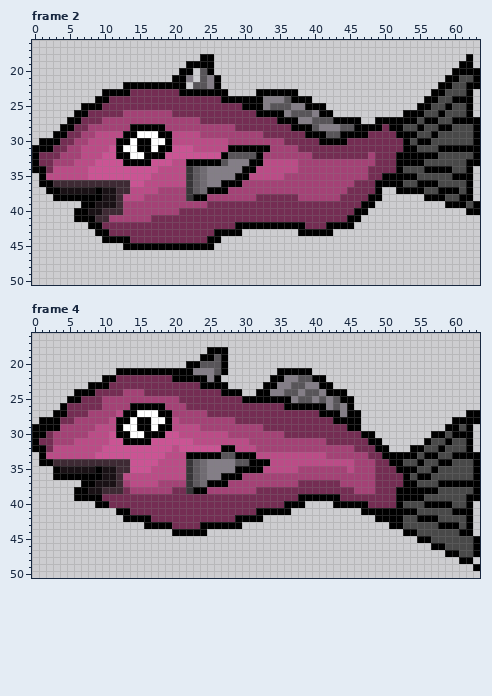
One commit to this pixel-art file: assets/sprites/raw/haddock.ase. The first picture shows the starting point.
64x64 pixels, 16 frames. Colours within 5 levels of each other are drawn and written as one. Shown: frame 2: x 0..63, y 16..50; frame 4: x 0..63, y 16..50. The commit also changed other frames, which this record leaves out.
After:
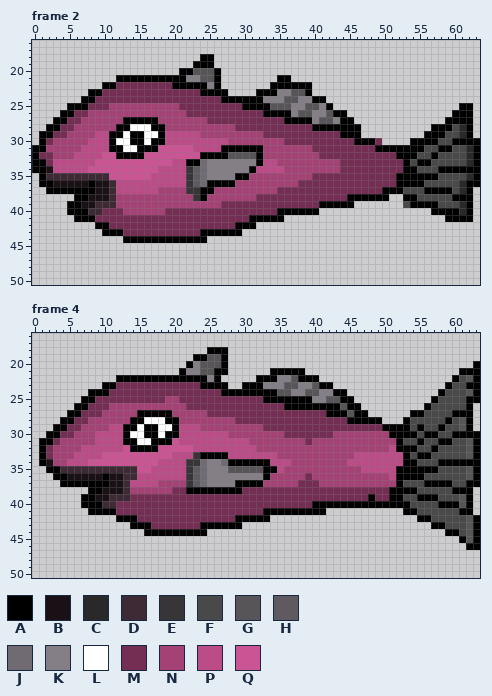
Palette (. is transparent): A #000000  B #191115  C #292929  D #3e2a34  E #373538  F #494949  G #585559  H #5e5a5f  J #706b72  K #847e87  L #ffffff  M #742d53  N #a44276  P #bb4c87  Q #cb5494
Diff:
Frame 2:
y 18: x 62 A -> .
y 19: x 22 A -> .; x 61..62 AA -> ..
y 20: x 23 . -> G; x 25..26 A. -> GA; x 60..63 AAAA -> ....
y 21: x 12..19 ........ -> AAAAAAAA; x 23 . -> K; x 25 K -> G; x 35..36 .. -> AA; x 59..63 AAFFA -> .....
y 22: x 10..19 ...AAAAAAA -> AAMMMMMMMM; x 22..24 .GG -> AAA; x 34..39 ...... -> AAAAAA; x 58..63 AAFFAA -> ......
y 23: x 8..13 ..AAAA -> AAMMMM; x 21..23 AAA -> MMM; x 35..39 AAA.. -> KKGGA; x 57..62 AAFFFA -> ......
y 24: x 7..10 ..AA -> AAMM; x 37..41 AAA.. -> GKKAA; x 56..62 AAFFAAA -> .......
y 25: x 5..6 .. -> AA; x 8..9 AA -> MM; x 11..20 MMMMMMMMMM -> NNNNNNNNNN; x 33 K -> A; x 39..42 AAA. -> GGKA; x 55..61 AAFFAFF -> ......A
y 26: x 4..12 ..AAMMMMM -> AAMMNNNNN; x 20..21 MM -> NN; x 32 A -> M; x 36..37 KG -> AK; x 41..44 AA.. -> KGAA; x 53..61 AAAFFAFFF -> .......AA
y 27: x 3..9 ..AAMMM -> AAMMNNN; x 13..17 NNNNN -> AAAAA; x 24 M -> N; x 35 A -> M; x 38..40 KKG -> AAK; x 43 A -> K; x 46 A -> .; x 49..59 AAAAAAFAAFF -> ..........A; x 63 A -> .
y 28: x 2..7 ..AAMM -> AAMMNN; x 12..16 NNAAA -> AALLL; x 37..45 AAAGKKKGG -> MMMAAAAAA; x 47..57 AAAMAAFFAFF -> ..........A; x 61..63 FFA -> CA.
y 29: x 1..6 ..AAMM -> AAMMNN; x 11..13 PPA -> AAL; x 15 L -> A; x 19 A -> P; x 39..43 AAAGG -> MMMMM; x 47..56 AMMMMAAAFF -> .........A; x 58 F -> A; x 61..63 FFA -> CA.
y 30: x 2..5 AAMM -> MNNN; x 11..14 PAAL -> ALLA; x 16..19 ALLA -> LAAP; x 41..44 AAAA -> MMMM; x 46..48 MMM -> AAA; x 50..54 MMMAF -> ....A; x 57 F -> A; x 60..62 FFF -> AAA
y 31: x 2..4 AMM -> NNN; x 11 Q -> A; x 17..19 LAA -> AQQ; x 27 P -> A; x 33 A -> N; x 38..39 MM -> NN; x 49..52 MMMM -> AAAA; x 55 F -> A; x 60..62 AAA -> FFC
y 32: x 3 M -> N; x 6 N -> P; x 14..18 LLAAA -> AAQQQ; x 24..26 QQQ -> AAA; x 40 M -> N; x 48 N -> M; x 55..56 AA -> FF; x 62 F -> C
y 33: x 1 M -> A; x 3..5 NNN -> PPP; x 13..16 AAAA -> QQQQ; x 24..27 AAAG -> JKKK; x 31 A -> K; x 35..37 PPP -> NNN; x 44..48 NNNNN -> MMMMM; x 52 A -> M; x 54 A -> F; x 56 F -> A; x 62 A -> C
y 34: x 2 M -> B; x 30 A -> K; x 36..37 PP -> NN; x 44..47 NNNN -> MMMM; x 52..54 AFF -> MAA; x 56..57 AA -> FF; x 60..61 FF -> AA; x 63 . -> A
y 35: x 2..10 PPPPPPQQQ -> DDDDDDDDD; x 31..35 PPPPP -> NNNNN; x 40..47 NNNNNNNN -> MMMMMMMM; x 50..51 AA -> MM; x 55..57 FFF -> AAA; x 60..63 AAA. -> FFCA
y 36: x 3..10 DDDDDDDD -> BBBBBABB; x 12..15 DDQQ -> PPPP; x 25..26 KK -> AA; x 29 A -> N; x 38..45 NNNNNNNN -> MMMMMMMM; x 49..51 AAA -> MMM; x 53..54 FF -> AA; x 56..57 AA -> FF; x 61 F -> C; x 63 . -> A
y 37: x 4..9 BBBBBA -> AAAAAB; x 11..13 BDD -> DPP; x 23..24 HJ -> EA; x 26..27 AA -> NN; x 35..44 NNNNNNNNNN -> MMMMMMMMMM; x 49..51 A.. -> MAA; x 53..57 AAAFF -> FFFAA; x 60..61 AF -> FC
y 38: x 3..5 AAA -> ...; x 8..9 AA -> BB; x 11..15 BDPPP -> DNNNN; x 22..23 EA -> NE; x 38..43 NNNNNN -> MMMMMM; x 45..47 MMM -> AAA; x 50 . -> A; x 53..58 ...AAA -> AAFFFF; x 60 F -> A
y 39: x 5..12 ..AABBBD -> AABBDDDN; x 25..26 MM -> NN; x 41..48 MMMMMMAA -> AAAAA...; x 53..63 ......AAAFA -> FAAAAFFFCA.
y 40: x 5 . -> A; x 8..12 BBDDD -> DDMMM; x 19..20 NN -> MM; x 35..47 MMMMMMMMMMMAA -> AAAAAA.......; x 57..61 ..... -> AAAAC; x 63 A -> .
y 41: x 9..16 DDNNNNNN -> MMMMMMMM; x 31..46 MMMMMMMMMMMMMMAA -> AAAAA...........; x 59..62 .... -> AAAA
y 42: x 8 A -> .; x 10 M -> A; x 32..45 AAAAAAAMMMAAAA -> ..............
y 43: x 9 A -> .; x 11..12 MM -> AA; x 24..25 MM -> AA; x 38..42 AAAAA -> .....
y 44: x 10..12 AAA -> ...; x 14..26 MMMMMMMMMMMAA -> AAAAAAAAAAA..
y 45: x 13..25 AAAAAAAAAAAAA -> .............
Frame 4:
y 19: x 23 . -> A; x 25 A -> G
y 20: x 23 A -> K; x 63 . -> A
y 21: x 12..20 AAAAAAAAA -> .........; x 22 A -> K; x 24..26 KKG -> GGA; x 34 . -> A; x 39 A -> .; x 61..63 ... -> AAA
y 22: x 10..19 AAMMMMMMMM -> ..AAAAAAAA; x 32..33 .. -> AA; x 35 A -> K; x 37..39 KGG -> GAA; x 41 A -> .; x 60..63 .... -> AFGA
y 23: x 8..9 AA -> ..; x 11 M -> A; x 30..34 ...AA -> AAAKK; x 36 K -> G; x 38 G -> K; x 40 K -> G; x 59..63 ..... -> AFFAA
y 24: x 6..7 AA -> ..; x 9..10 MM -> AA; x 13..15 NNN -> MMM; x 30..31 .. -> AA; x 34..35 KK -> AG; x 37 G -> K; x 42 A -> K; x 58..63 ...... -> AFFFGA
y 25: x 5..8 AAMM -> ..AA; x 10..18 NNNNNNNNN -> MMMMMMMMM; x 30..32 AAA -> MMM; x 37..39 KGG -> AAA; x 41..42 GK -> KG; x 57..63 ....... -> AFFFFAA
y 26: x 4..7 AMMM -> ..AA; x 10 N -> M; x 14..18 AAAAA -> NNNNN; x 42..44 KGK -> AAG; x 46 . -> A; x 56..62 ....... -> AFFFFFA
y 27: x 3..6 AAMM -> ..AA; x 8..9 NN -> MM; x 12..17 PAALLL -> NNNAAA; x 41 A -> M; x 44..45 KA -> AG; x 47 . -> A; x 54..61 ........ -> AAFFFFAA; x 63 A -> .
y 28: x 1..7 AAAMMNN -> ...AAMM; x 11..14 PAAL -> NNNA; x 16 A -> L; x 20 P -> A; x 43..44 AA -> MM; x 47..49 ... -> AAA; x 53..61 .......AA -> AFFFFFAFG; x 63 A -> .
y 29: x 0..2 AAA -> ...; x 4..6 NNN -> AMM; x 9..10 PP -> NN; x 12..15 ALLA -> PAAL; x 17..20 LAAP -> ALLA; x 45..61 AA............AAF -> MMMMMAAAAFAFFAFFG
y 30: x 0..5 AAMNNN -> ..AAMM; x 8 P -> N; x 11..12 QA -> PP; x 18..20 AQQ -> LAA; x 43..56 MMMMAA........ -> NNNNNNNNAAAAFA; x 58 A -> F; x 63 . -> A
y 31: x 0..3 AMMN -> .AAM; x 6..8 PPP -> NNN; x 11..12 QQ -> PP; x 15..19 AAQQQ -> LLAAA; x 21..22 QQ -> PP; x 39 N -> M; x 42..56 MMMMMMAA......A -> NNNNNNNNNNAFFAF; x 58 F -> A; x 62..63 A. -> GA
y 32: x 0 A -> .; x 3..6 PPPP -> NNNN; x 10..12 QQQ -> PPP; x 14..17 QQQQ -> AAAA; x 20 P -> Q; x 23..28 QQQQAA -> PPPPPP; x 46..53 MMMAA... -> NNNNNPAA; x 55 A -> F; x 57..58 FA -> AF; x 62..63 A. -> GA
y 33: x 2..5 PPPP -> MNNN; x 9 Q -> P; x 19 P -> Q; x 22..23 AA -> PE; x 27..31 GGAAA -> APPPP; x 35..41 PPPPPPP -> NNNNNNN; x 46..52 NNMMAAA -> PPPPPPP; x 54..55 AF -> FA; x 57 A -> F; x 60..62 AAA -> FFG
y 34: x 2..13 ADDDDDDDDDDD -> BNNPPPQQQQQQ; x 23 H -> E; x 27..30 KKGG -> JAAA; x 37..44 PPPPPPPP -> NNNNNNNN; x 46..55 NNNMMAAFFA -> PPPPPPPAAF; x 60..62 FFF -> AAA
y 35: x 2 . -> A; x 4..11 BBBBBABB -> DDDDDDDD; x 14 Q -> D; x 28..34 KAAAAPP -> GGGGGAA; x 36..37 PP -> NN; x 45 P -> N; x 47..51 NNMMM -> PPPPP; x 55..56 FF -> AA; x 62 F -> G
y 36: x 5..10 AAAAAB -> BBBBBA; x 12..14 DPP -> BDD; x 27..33 AAANNNN -> KKKKKKA; x 39 N -> M; x 49..52 MMMM -> NNPA; x 54 F -> A; x 56 A -> F; x 62 F -> G
y 37: x 4..6 ... -> AAA; x 9..10 BB -> AA; x 12..13 DN -> BD; x 25..32 AAANNNNN -> KKKKAAAA; x 41..43 MMM -> NNN; x 49..54 MMMMAA -> NNNAFF; x 56..57 FF -> AA; x 60..61 AA -> FF
y 38: x 6..13 AABBDDDM -> ..AABBBD; x 22 E -> A; x 25..31 NNNNNNN -> AAAAAMM; x 46..48 NNN -> MMM; x 51 M -> A; x 55..57 AAA -> FFF; x 60..63 FFFA -> AAA.
y 39: x 6 A -> .; x 9..13 AMMMM -> BBDDD; x 38..43 AAAAAA -> MMMMMM; x 48 M -> A; x 51 M -> A; x 53..54 AA -> FF; x 56..57 FF -> AA; x 61 F -> G; x 63 A -> .
y 40: x 7..8 .. -> AA; x 10..11 AM -> DD; x 36..42 AAA.... -> MMMMAAA; x 48..51 MMMM -> AAAA; x 53 F -> A; x 56..57 AA -> FF; x 60..61 FF -> AG
y 41: x 8..13 ....AA -> AAAAMM; x 32 A -> M; x 37..41 ..... -> AAAAA; x 47..52 AAAAAA -> ......; x 60 A -> F
y 42: x 12 . -> A; x 15..16 AA -> MM; x 33 . -> A; x 49..54 AAAAFF -> ......; x 57 A -> F; x 62..63 A. -> GA
y 43: x 14..15 .. -> AA; x 17..19 AAA -> MMM; x 51..57 AAFFFFF -> ......A; x 59..60 AA -> FF; x 62..63 A. -> GA
y 44: x 16..19 .... -> AAAA; x 53..63 AAFFFFFFAA. -> ......AAFGA
y 45: x 55..62 AAFFFFFF -> ......AG
y 46: x 57..62 AAFFFF -> .....A
y 47: x 59..63 AAFFA -> .....
y 48: x 61..62 AA -> ..
y 49: x 63 A -> .
